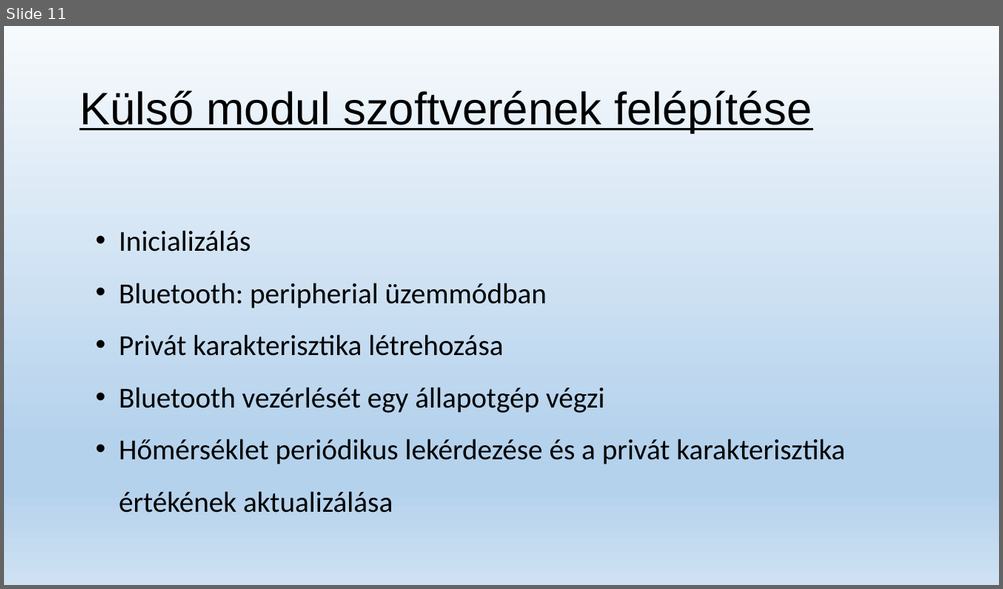
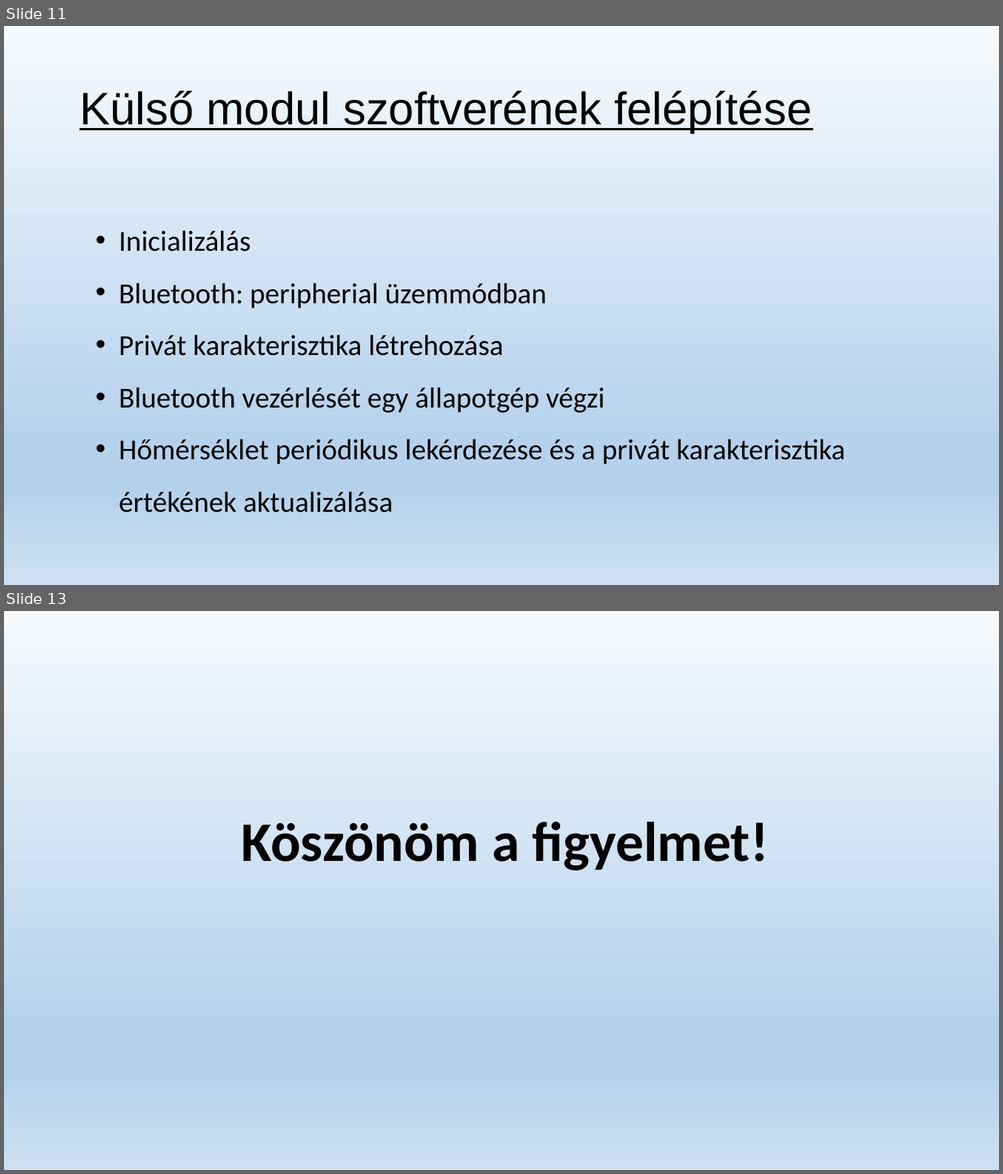
Before and after one commit to foltanyi/modularis_homero, a slide deck: Moduláris digitalis hőmérő fejlesztése.pptx. Shown one above the other, each under a label of ours: slide 11 before the commit, slides 11 and 13 after it; the slides between them are not shown. The pictures are 1003x589 and 1003x1174 pixels, drawn with LibreOffice and Linux fonts; fonts in the diff are those of the drawing. Boxes give left, top, right and bottom in pixels: in the first picture for what was removed or moved away, otherwise in the second. Text is boxed around its words. In the diff, an @@ line names an element or a change of style, - is before the commit and + after.

```diff
--- a/Moduláris digitalis hőmérő fejlesztése.pptx
+++ b/Moduláris digitalis hőmérő fejlesztése.pptx
@@ slide 13 added at box(4, 611, 999, 1170), background gradient #F7FAFD to #B5D2EC to #CEE1F2 @@
@@ title added at box(241, 822, 768, 871), 54 pt, text #000000, bold @@
+Köszönöm a figyelmet!
```
Also in this commit, not shown: 4 slides changed.
